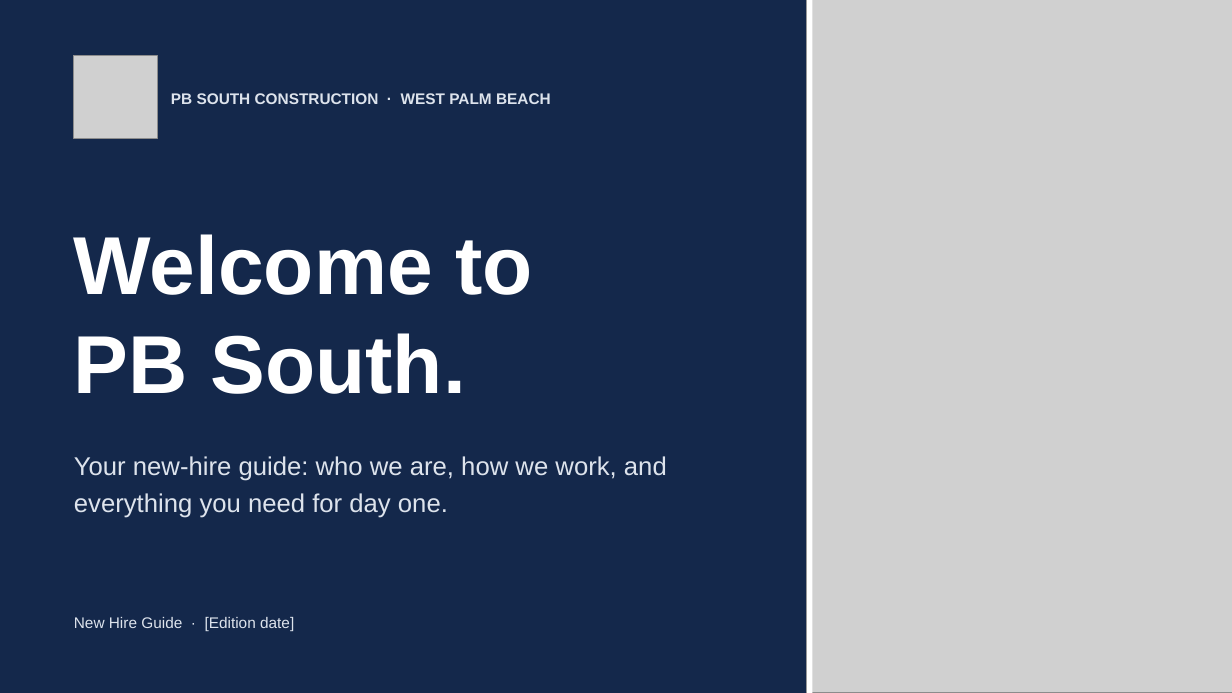
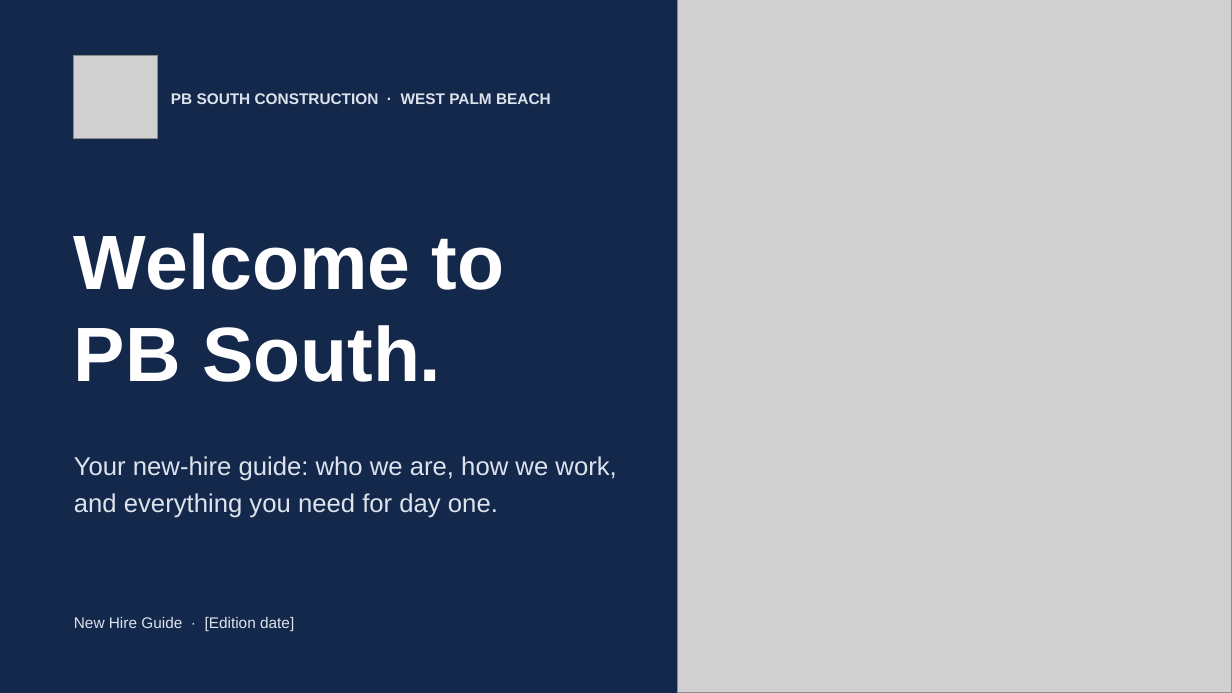
Before and after one commit to EdenExec/Eden-Army, a slide deck: slide 1 of projects/pb-south-onboarding/PB South New Hire Kit/01 Welcome to PB South - deck.pptx. Drawn at 1232x693 pixels with LibreOffice and Linux fonts; fonts in the diff are those of the drawing; grey boxes stand for pictures. Boxes give left, top, right and bottom in pixels: in the first picture for what was removed or moved away, otherwise in the second. Text is boxed around its words. In the diff, an @@ line names an element or a change of style, - is before the commit and + after.

```diff
--- a/projects/pb-south-onboarding/PB South New Hire Kit/01 Welcome to PB South - deck.pptx
+++ b/projects/pb-south-onboarding/PB South New Hire Kit/01 Welcome to PB South - deck.pptx
@@ picture: place and size @@
-picture at (807,0,1232,693)
+picture at (677,0,1232,693)
@@ rectangle removed at (807,0,812,693) @@
@@ text "Welcome to" at (74,233,505,382): size 64 to 60 pt @@
@@ text "Your new-hire guide: who we ..." rewrapped from (74,456,667,518) to (74,456,616,518) @@
```
Also in this commit, not shown: 4 other files.
